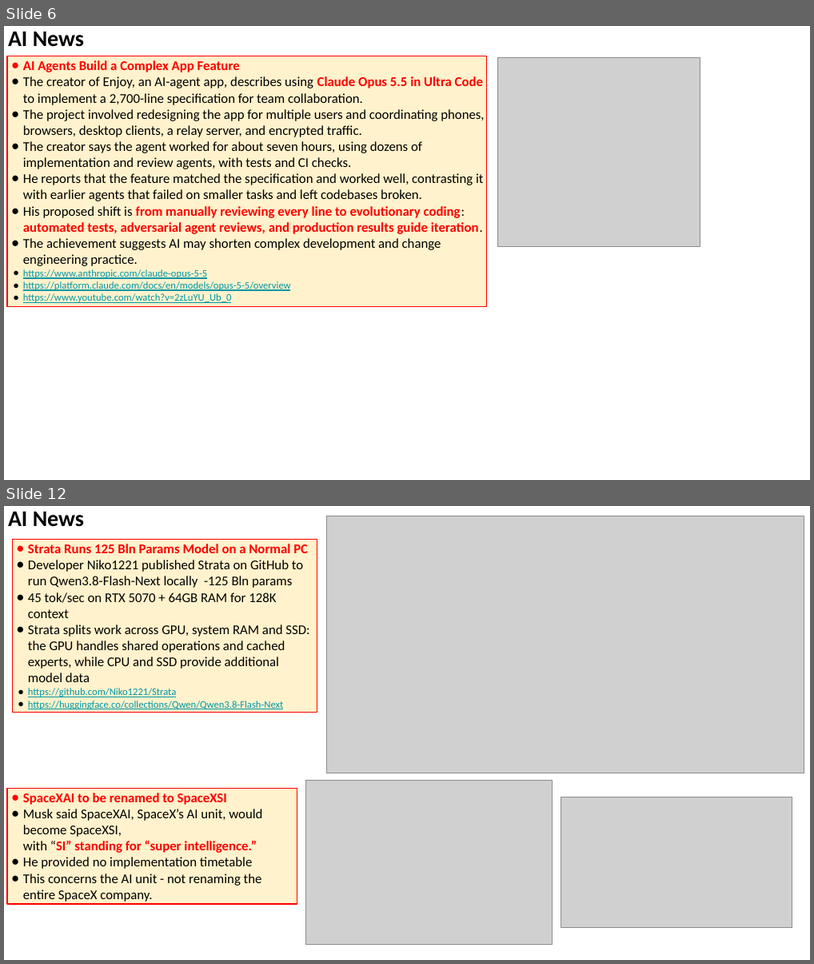
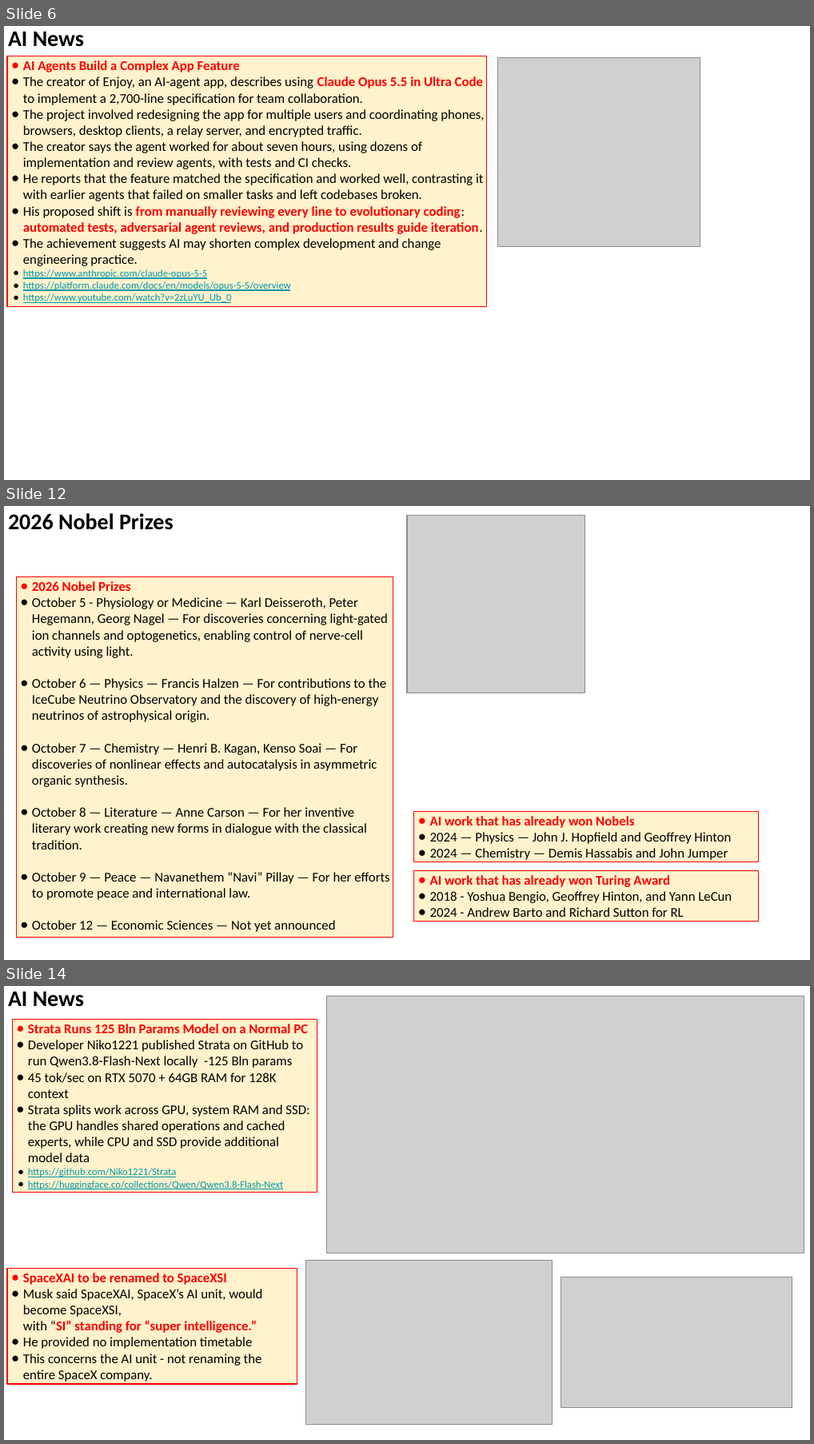
Before and after one commit to lselector/seminar, a slide deck: 2026/2026-10-09-AI-News.pptx. Shown one above the other, each under a label of ours: slides 6 and 12 before the commit, slides 6, 12 and 14 after it; the slides between them are not shown. The pictures are 814x964 and 814x1444 pixels, drawn with LibreOffice and Linux fonts; fonts in the diff are those of the drawing; grey boxes stand for pictures. Boxes give left, top, right and bottom in pixels: in the first picture for what was removed or moved away, otherwise in the second. Text is boxed around its words. In the diff, an @@ line names an element or a change of style, - is before the commit and + after.

```diff
--- a/2026/2026-10-09-AI-News.pptx
+++ b/2026/2026-10-09-AI-News.pptx
@@ slide 12 added at [4, 506, 810, 960], background #FFFFFF @@
@@ text added at [8, 513, 174, 530], 20 pt, text #000000, bold @@
+2026 Nobel Prizes
@@ picture added at [407, 515, 585, 692] @@
@@ rectangle added at [16, 577, 394, 936], fill #FFF2CC, outline #FF0000 0.75 pt, 12 pt, text #000000 @@
+● 2026 Nobel Prizes
+● October 5 - Physiology or Medicine — Karl Deisseroth, Peter Hegemann, Georg Nagel — For discoveries concerning light-gated ion channels and optogenetics, enabling control of nerve-cell activity using light.
+● October 6 — Physics — Francis Halzen — For contributions to the IceCube Neutrino Observatory and the discovery of high-energy neutrinos of astrophysical origin.
+● October 7 — Chemistry — Henri B. Kagan, Kenso Soai — For discoveries of nonlinear effects and autocatalysis in asymmetric organic synthesis.
+● October 8 — Literature — Anne Carson — For her inventive literary work creating new forms in dialogue with the classical tradition.
+● October 9 — Peace — Navanethem “Navi” Pillay — For her efforts to promote peace and international law.
+● October 12 — Economic Sciences — Not yet announced
@@ rectangle added at [414, 812, 759, 863], fill #FFF2CC, outline #FF0000 0.75 pt, 12 pt, text #000000 @@
+● AI work that has already won Nobels
+● 2024 — Physics — John J. Hopfield and Geoffrey Hinton
+● 2024 — Chemistry — Demis Hassabis and John Jumper
@@ rectangle added at [414, 871, 759, 921], fill #FFF2CC, outline #FF0000 0.75 pt, 12 pt, text #000000 @@
+● AI work that has already won Turing Award
+● 2018 - Yoshua Bengio, Geoffrey Hinton, and Yann LeCun
+● 2024 - Andrew Barto and Richard Sutton for RL
@@ what was slide 12 is now slide 14 @@
```
Also in this commit, not shown: 19 slides changed, 2 other slides added, 5 slides removed.
